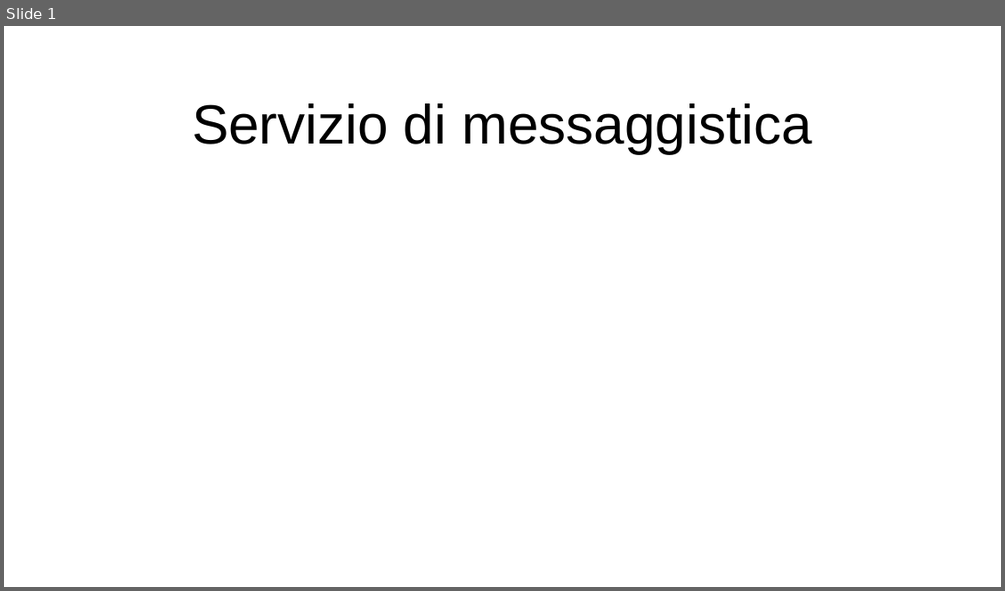
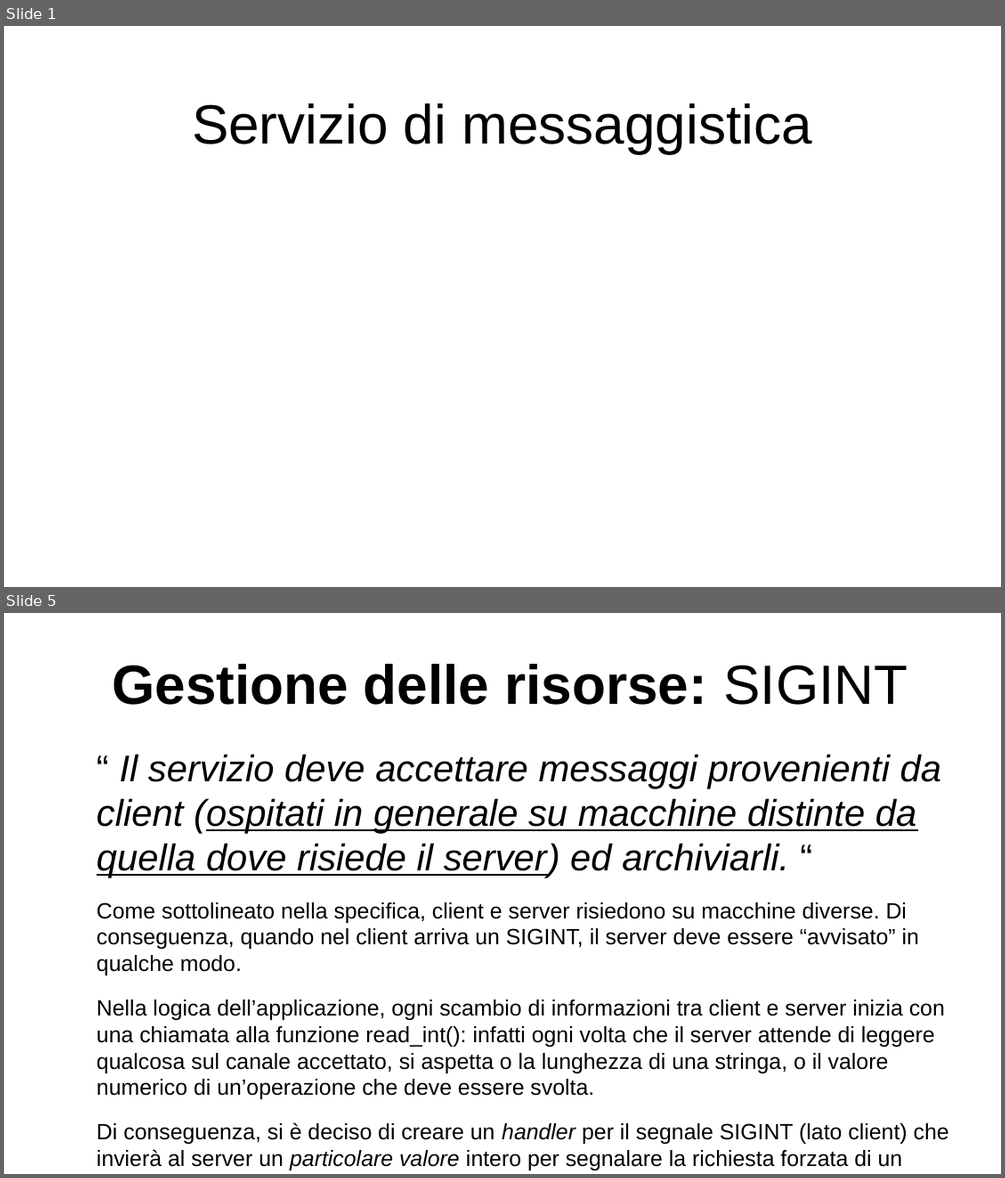
Before and after one commit to lucaMastro/progetto_SO, a slide deck: presentazione_progetto_SO.odp. Shown one above the other, each under a label of ours: slide 1 before the commit, slides 1 and 5 after it; the slides between them are not shown. The pictures are 1005x591 and 1005x1178 pixels, drawn with LibreOffice and Linux fonts; fonts in the diff are those of the drawing. Boxes give left, top, right and bottom in pixels: in the first picture for what was removed or moved away, otherwise in the second. Text is boxed around its words. In the diff, an @@ line names an element or a change of style, - is before the commit and + after.

```diff
--- a/presentazione_progetto_SO.odp
+++ b/presentazione_progetto_SO.odp
@@ slide 5 added at (x1=4, y1=613, x2=1001, y2=1174), background #FFFFFF @@
@@ title added at (x1=112, y1=664, x2=908, y2=705), 44 pt, text #000000, bold @@
+Gestione delle risorse: SIGINT
@@ text added at (x1=97, y1=754, x2=941, y2=878), 29.6 pt, text #000000, italic @@
+“ Il servizio deve accettare messaggi provenienti da client (ospitati in generale su macchine distinte da quella dove risiede il server) ed archiviarli. “
@@ text added at (x1=97, y1=902, x2=949, y2=1170), 17.6 pt, text #000000 @@
+Come sottolineato nella specifica, client e server risiedono su macchine diverse. Di conseguenza, quando nel client arriva un SIGINT, il server deve essere “avvisato” in qualche modo.
+Nella logica dell’applicazione, ogni scambio di informazioni tra client e server inizia con una chiamata alla funzione read_int(): infatti ogni volta che il server attende di leggere qualcosa sul canale accettato, si aspetta o la lunghezza di una stringa, o il valore numerico di un’operazione che deve essere svolta.
+Di conseguenza, si è deciso di creare un handler per il segnale SIGINT (lato client) che invierà al server un particolare valore intero per segnalare la richiesta forzata di un log_out.
```
Also in this commit, not shown: 6 slides changed, 5 other slides added, 6 other files.
